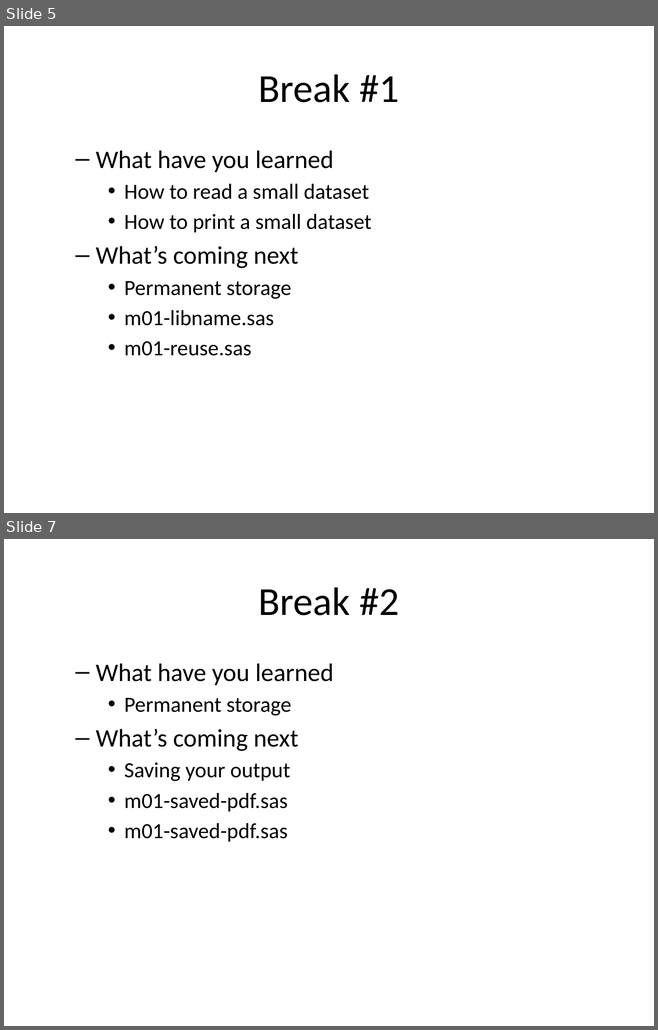
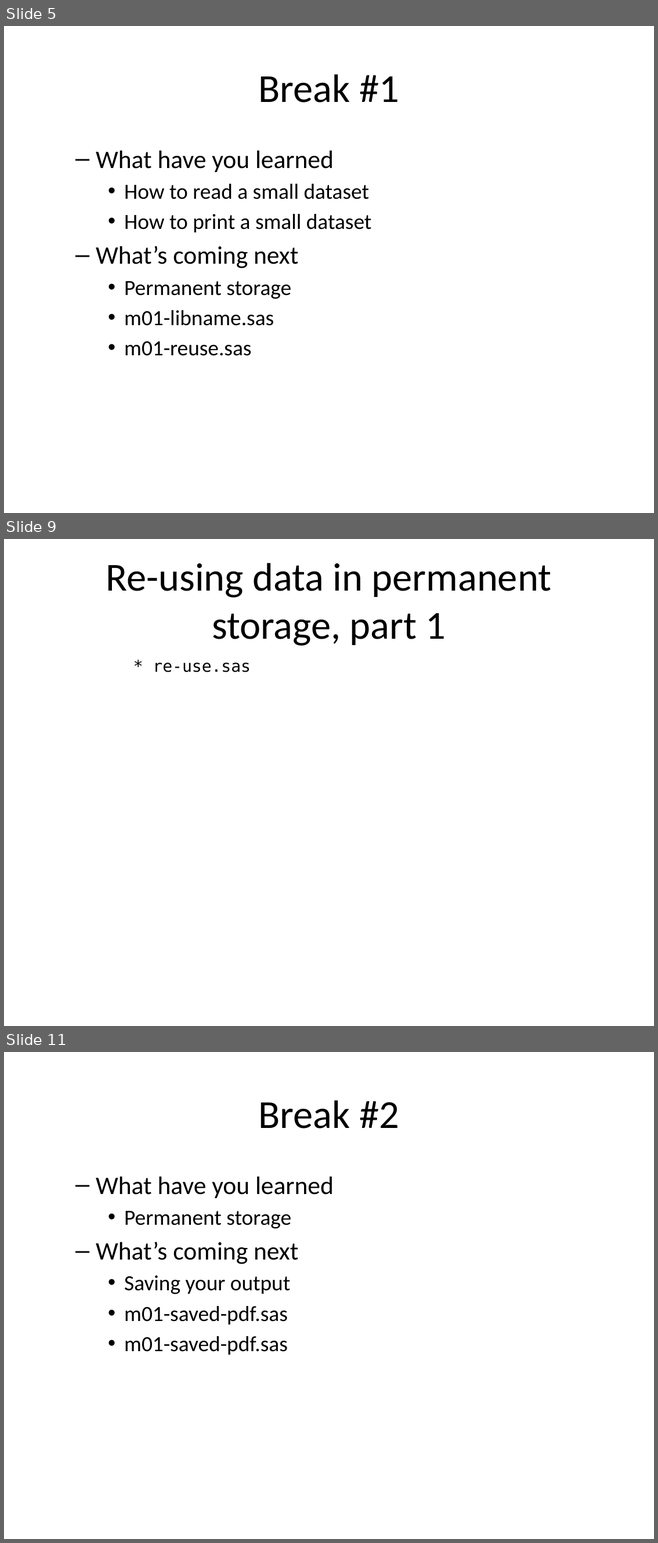
Before and after one commit to pmean/introduction-to-SAS, a slide deck: results/m01-basic-program.pptx. Shown one above the other, each under a label of ours: slides 5 and 7 before the commit, slides 5, 9 and 11 after it; the slides between them are not shown. The pictures are 658x1030 and 658x1543 pixels, drawn with LibreOffice and Linux fonts; fonts in the diff are those of the drawing. Boxes give left, top, right and bottom in pixels: in the first picture for what was removed or moved away, otherwise in the second. Text is boxed around its words. In the diff, an @@ line names an element or a change of style, - is before the commit and + after.

```diff
--- a/results/m01-basic-program.pptx
+++ b/results/m01-basic-program.pptx
@@ slide 9 added at (x1=4, y1=539, x2=654, y2=1026), background #FFFFFF @@
@@ title added at (x1=106, y1=563, x2=551, y2=646), 44 pt, text #000000 @@
+Re-using data in permanent storage, part 1
@@ text added at (x1=152, y1=663, x2=250, y2=672), 18 pt, text #000000 @@
+* re-use.sas
@@ what was slide 7 is now slide 11 @@
```
Also in this commit, not shown: 2 slides changed, 3 other slides added, 7 other files.
